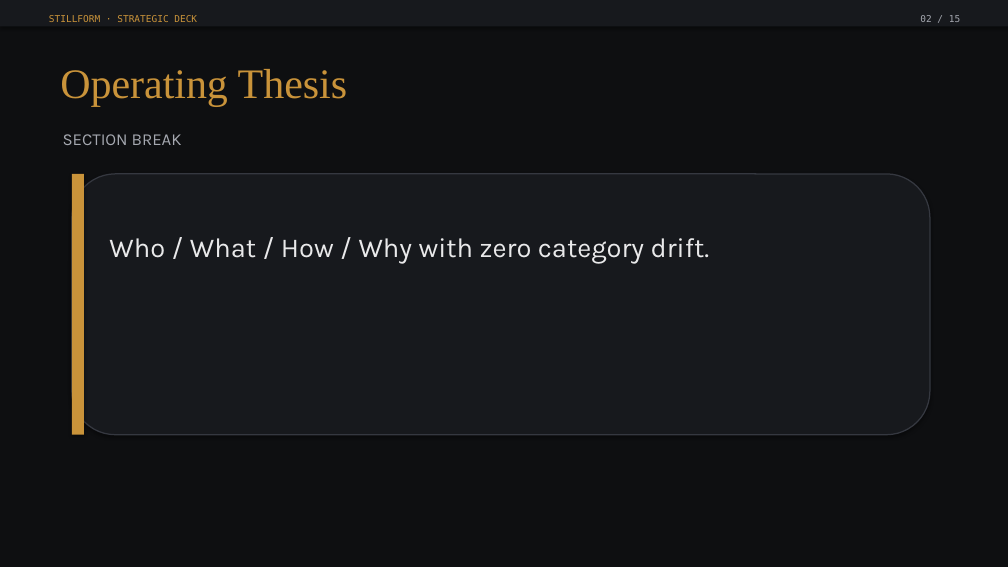
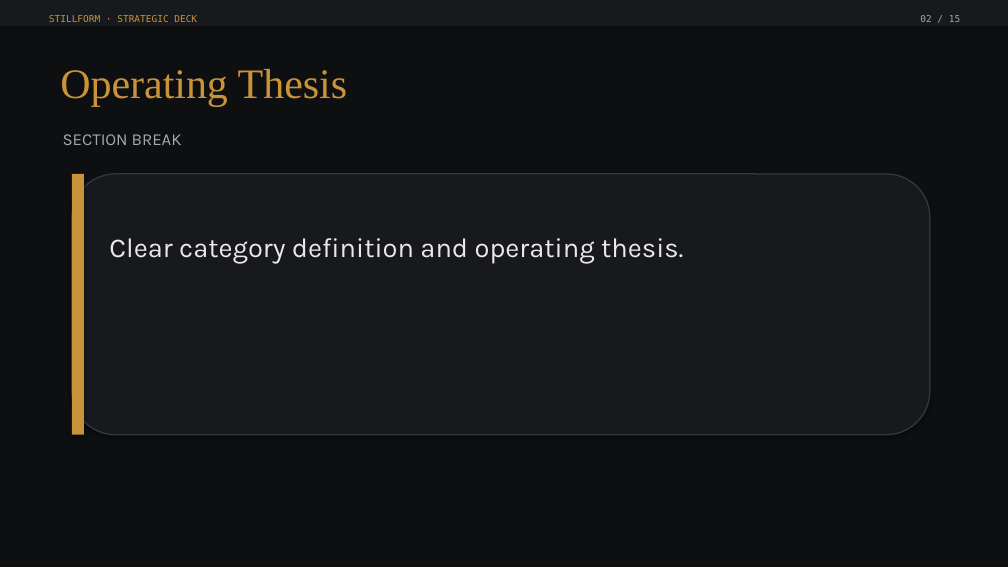
Before and after one commit to EmberEnterprises/Stillform, a slide deck: slide 2 of public/Stillform_Strategic_Overview.pptx. Drawn at 1008x567 pixels with LibreOffice and Linux fonts; fonts in the diff are those of the drawing. Boxes give left, top, right and bottom in pixels: in the first picture for what was removed or moved away, otherwise in the second. Text is boxed around its words. In the diff, an @@ line names an element or a change of style, - is before the commit and + after.

```diff
--- a/public/Stillform_Strategic_Overview.pptx
+++ b/public/Stillform_Strategic_Overview.pptx
@@ text at (x1=109, y1=238, x2=683, y2=264): text changed @@
-Who / What / How / Why with zero category drift.
+Clear category definition and operating thesis.
```
Also in this commit, not shown: 6 other slides changed, 1 other file.
